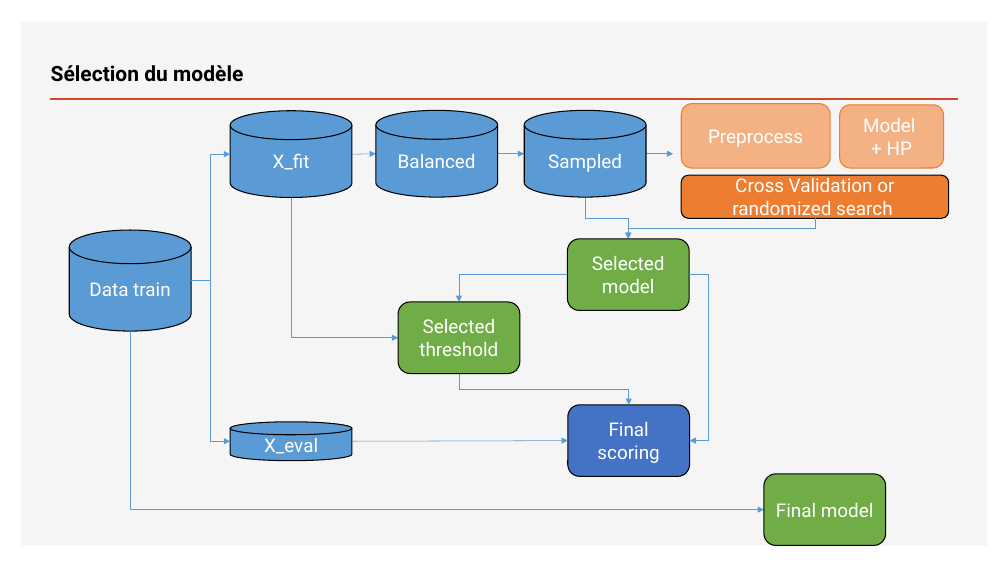
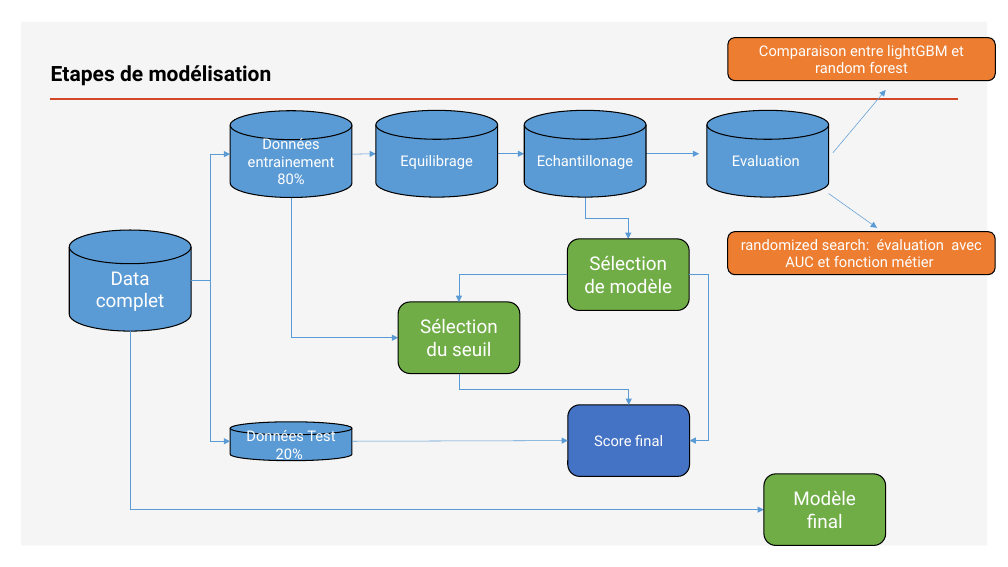
Before and after one commit to Teycir/Openclassrooms_project7, a slide deck: slide 10 of P7_01_Support.pptx (slide 11 before the commit). Drawn at 1008x567 pixels with LibreOffice and Linux fonts; fonts in the diff are those of the drawing. Boxes give left, top, right and bottom in pixels: in the first picture for what was removed or moved away, otherwise in the second. Text is boxed around its words. In the diff, an @@ line names an element or a change of style, - is before the commit and + after.

```diff
--- a/P7_01_Support.pptx
+++ b/P7_01_Support.pptx
@@ rounded rectangle added at bbox=[728, 38, 996, 81], fill #ED7D31, outline #000000 1 pt, 14 pt, text #FFFFFF @@
+Comparaison entre lightGBM et random forest
@@ title at bbox=[51, 65, 272, 86]: text changed @@
-Sélection du modèle
+Etapes de modélisation
@@ rounded rectangle removed at bbox=[681, 104, 830, 168] @@
-Preprocess
@@ cylinder added at bbox=[707, 110, 829, 197], fill #5B9BD5, outline #000000 1 pt, 14 pt, text #FFFFFF @@
+Evaluation
@@ arrow added from (833, 153) to (886, 90), #5B9BD5 0.5 pt @@
@@ rounded rectangle removed at bbox=[840, 105, 944, 169] @@
-Model
-+ HP
@@ text in cylinder at bbox=[248, 137, 335, 184]: text changed; size 18 to 14 pt @@
-X_fit
+Données entrainement 80%
@@ text in cylinder at bbox=[400, 155, 473, 169]: text changed; size 18 to 14 pt @@
-Balanced
+Equilibrage
@@ text in cylinder at bbox=[537, 155, 633, 169]: text changed; size 18 to 14 pt @@
-Sampled
+Echantillonage
@@ arrow moved from (647, 154) - (673, 154) to (647, 154) - (699, 154) @@
@@ arrow added from (829, 194) to (877, 228), #5B9BD5 0.5 pt @@
@@ elbow arrow removed from (815, 219) to (628, 239) @@
@@ rounded rectangle "randomized search: évaluation avec AUC ...": place and size @@
-rounded rectangle "randomized search: évaluation avec AUC ..." at bbox=[681, 175, 949, 219]
+rounded rectangle "randomized search: évaluation avec AUC ..." at bbox=[728, 231, 996, 274]
@@ text in rounded rectangle at bbox=[741, 239, 981, 267]: text changed; size 18 to 14 pt @@
-Cross Validation or randomized search
+randomized search: évaluation avec AUC et fonction métier
@@ text in rounded rectangle at bbox=[584, 256, 673, 293]: text changed @@
-Selected model
+Sélection de modèle
@@ text in cylinder at bbox=[96, 271, 165, 311]: text changed @@
-Data train
+Data complet
@@ text in rounded rectangle at bbox=[420, 319, 498, 356]: text changed @@
-Selected threshold
+Sélection du seuil
@@ text in cylinder at bbox=[246, 430, 335, 463]: text changed; size 18 to 14 pt @@
-X_eval
+Données Test 20%
@@ text in rounded rectangle at bbox=[594, 435, 663, 446]: text changed; size 18 to 14 pt @@
-Final scoring
+Score final
@@ text in rounded rectangle at bbox=[793, 491, 856, 528]: text changed @@
-Final model
+Modèle final
```
Also in this commit, not shown: 7 other slides changed, 1 slide removed.
